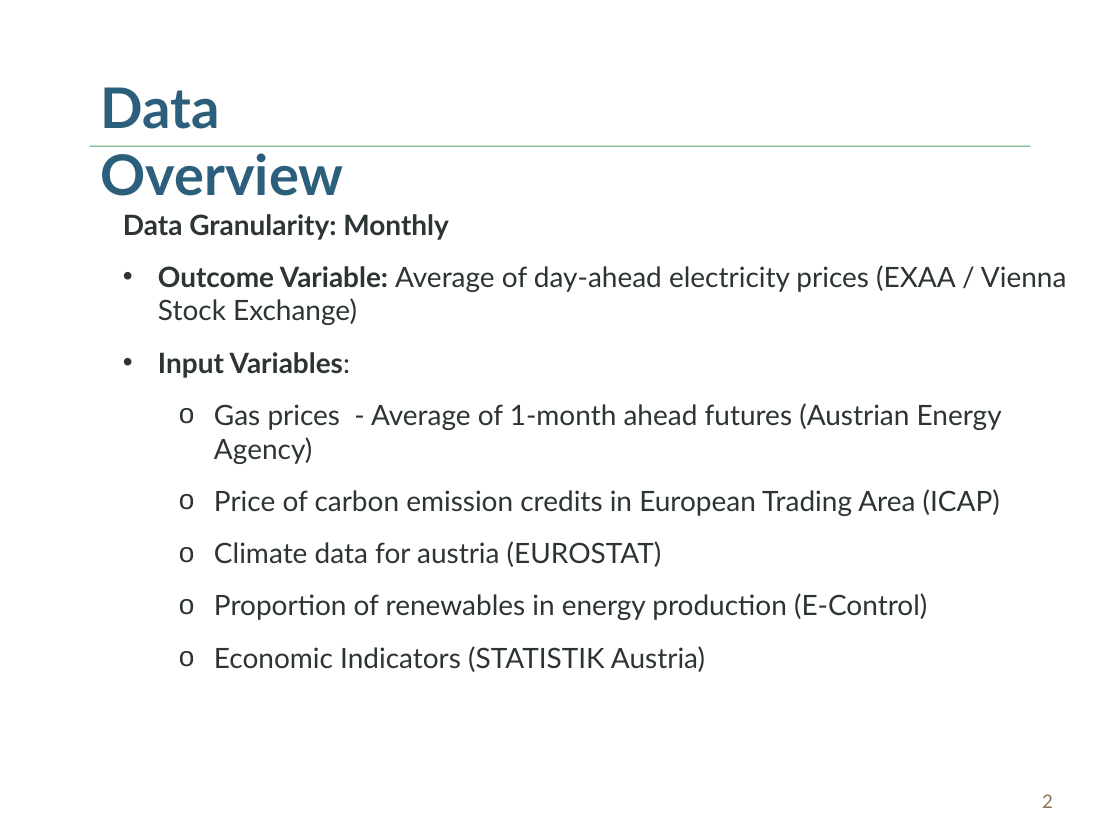
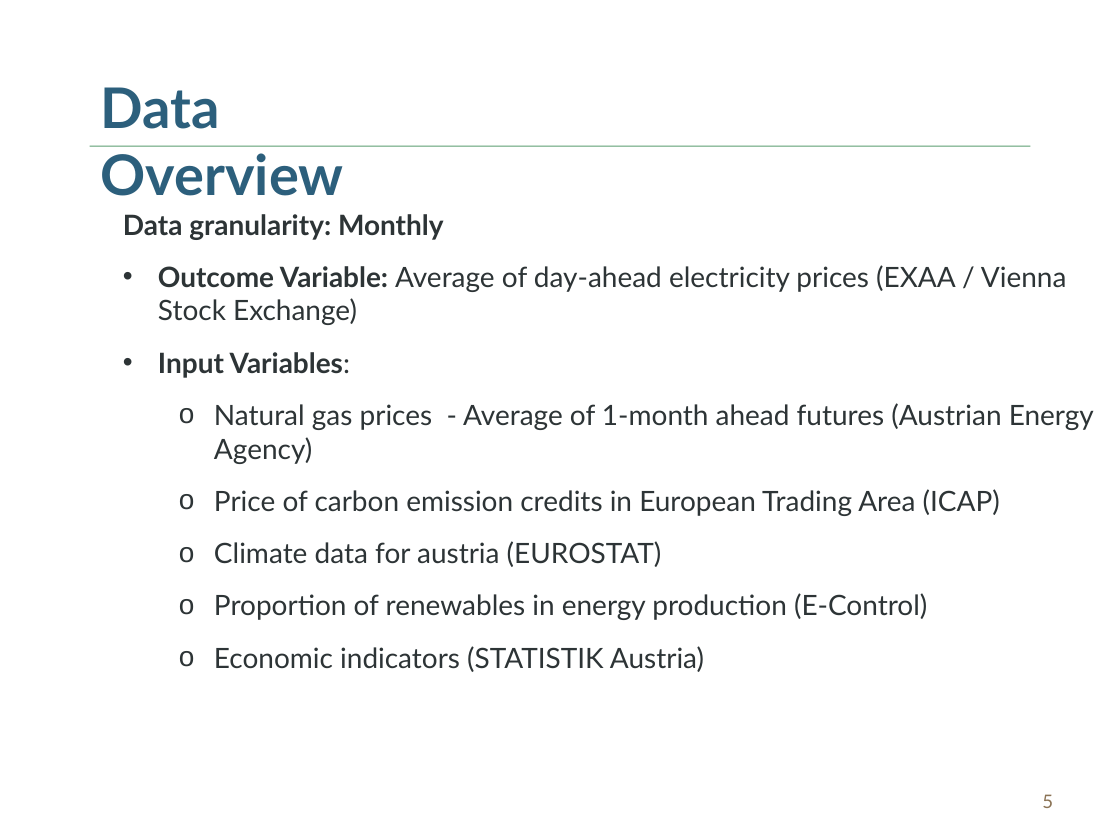
Before and after one commit to Pringlebot/austrian_electricity_prices_capstone, a slide deck: slide 5 of results/capstone_presentation_v09.pptx. Drawn at 1120x840 pixels with LibreOffice and Linux fonts; fonts in the diff are those of the drawing. Boxes give left, top, right and bottom in pixels: in the first picture for what was removed or moved away, otherwise in the second. Text is boxed around its words. In the diff, an @@ line names an element or a change of style, - is before the commit and + after.

```diff
--- a/results/capstone_presentation_v09.pptx
+++ b/results/capstone_presentation_v09.pptx
@@ text at bbox=[123, 214, 444, 240]: text changed @@
-Data Granularity: Monthly
+Data granularity: Monthly
@@ text at bbox=[214, 403, 1094, 464]: text changed @@
-  o Gas prices - Average of 1-month ahead futures (Austrian Energy Agency)
+  o Natural gas prices - Average of 1-month ahead futures (Austrian Energy Agency)
@@ text at bbox=[214, 646, 704, 672]: text changed @@
-  o Economic Indicators (STATISTIK Austria)
+  o Economic indicators (STATISTIK Austria)
@@ text at bbox=[1042, 794, 1053, 808]: text changed @@
-2
+5
```
Also in this commit, not shown: 6 other slides changed, 7 slides added, 2 slides removed, 10 other files.
